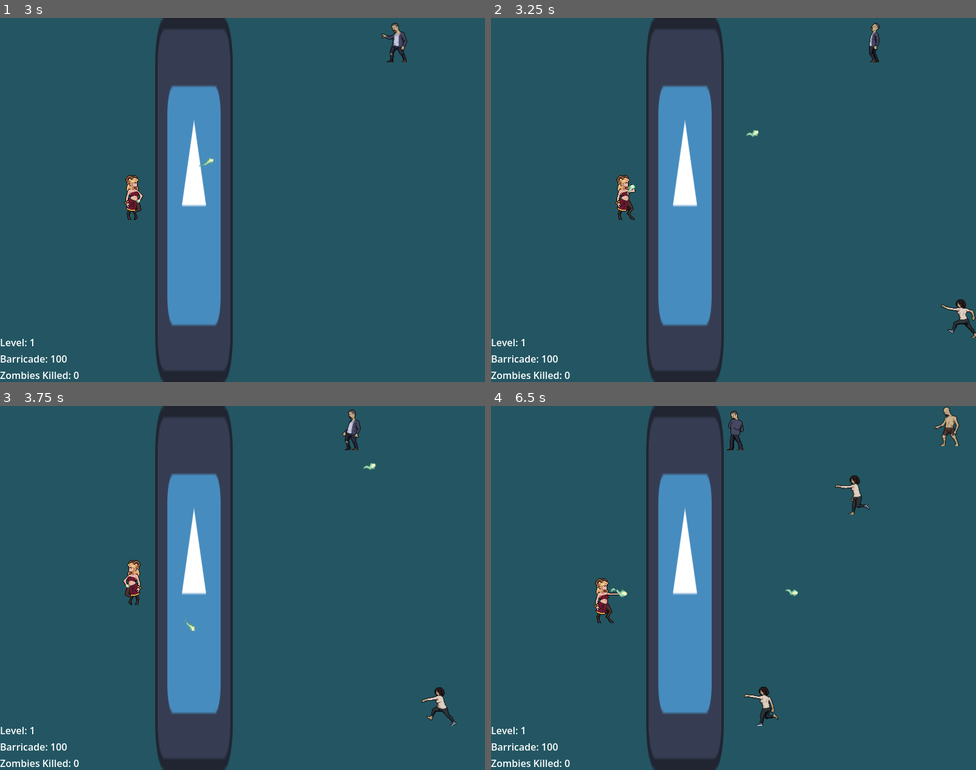
Above: before the commit, frames 1-4 (two rows, left to right).
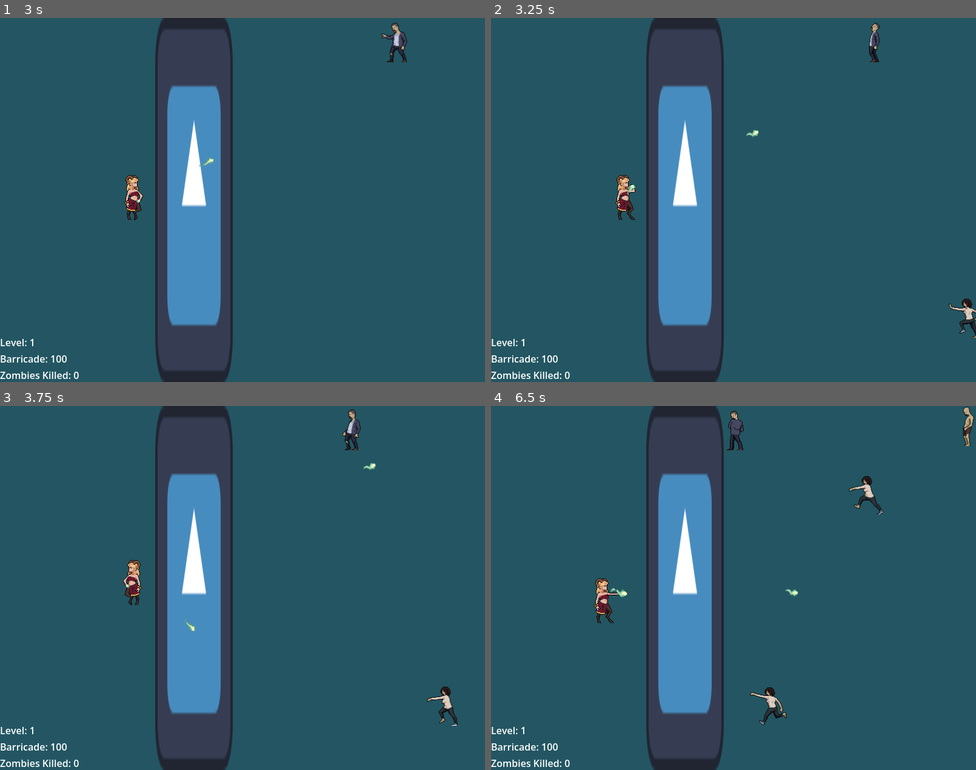
Above: after the commit, the same moments.

Repository: arko-poet/godot-games
Game: Godot game, scene res://main.tscn
The game is run twice, just before and just after one commit, with the same random seed, the same clock (stepped at 60 frames per second) and the same inputs. The engine's default icon, where the game draws it, is replaced by a stand-in: a white triangle on a blue panel in a dark square.
Inputs (mouse positions are in pixels of both pictures, inside the frame that each line leads up to):
- Up to frame 1 (3 s): move the mouse to (349, 181) at 0.52 s; hold D (move_right) 0.53-1.28 s; click (349, 181) at 0.6 s; move the mouse to (145, 218) at 1.27 s; hold S (move_down) 1.28-2.03 s; click (145, 218) at 1.35 s; move the mouse to (291, 119) at 2.02 s; hold D (move_right) 2.03-2.78 s; click (291, 119) at 2.1 s; move the mouse to (218, 272) at 2.77 s; hold W (move_up) from 2.78 s (still down); click (218, 272) at 2.85 s
- Up to frame 2 (3.25 s): keep holding W (move_up)
- Up to frame 3 (3.75 s): move the mouse to (388, 642) at 3.52 s; release W (move_up) at 3.53 s; hold A (move_left) from 3.53 s (still down); click (388, 642) at 3.6 s
- Up to frame 4 (6.5 s): move the mouse to (588, 533) at 4.27 s; click (588, 533) at 4.35 s; move the mouse to (757, 588) at 5.02 s; release A (move_left) at 5.03 s; hold S (move_down) 5.03-5.78 s; click (757, 588) at 5.1 s; move the mouse to (660, 497) at 5.77 s; hold D (move_right) from 5.78 s (still down); click (660, 497) at 5.85 s

Frame 1 is identical in both runs. In frame 2, 0.3% of the frame differs, in the area x 92-100%, y 77-88%; in frame 3, 0.3%; in frame 4, 1.2%, in the area x 52-100%, y 0-88%.

Commit message:
feat: increase zombie spawn rate and count

Diff:
--- a/last_stand/combat.gd
+++ b/last_stand/combat.gd
@@ -9,6 +9,7 @@
 	crosshair.resize(24, 24)
 	Input.set_custom_mouse_cursor(crosshair)
 
+	$ZombieTimer.wait_time = Global.spawn_rate * pow(0.9, (Global.level - 1)) + 0.1
 
 func _process(_delta) -> void:
 	$VBoxContainer/BarricadeLabel.text = "Barricade: %s" % Global.health
@@ -17,7 +18,7 @@
 	$VBoxContainer/ZombiesKilledLabel.text = "Zombies Killed: %s" % Global.zombies_killed
 
 func _on_zombie_spawner_timeout() -> void:
-	if spawned_zombies < Global.MAX_ZOMBIES:
+	if spawned_zombies < Global.max_zombies:
 		var zombie_scene := load("res://zombie%s.tscn" % ((randi() % 4) + 1))
 		var zombie: Zombie = zombie_scene.instantiate()
 		$ZombieSpawnPath/ZombieSpawnLocation.progress_ratio = randf()
--- a/last_stand/global.gd
+++ b/last_stand/global.gd
@@ -1,7 +1,6 @@
 extends Node
 
 
-const MAX_ZOMBIES := 10
 const LEVEL_RESOURCES := 10
 const UPGRADE_WEAPON_COST := 6
 
@@ -13,3 +12,5 @@
 var upgrade_weapon_progress := 0
 var projectile_damage := 1
 var cast_speed := 0.5
+var max_zombies := 10
+var spawn_rate := 1.5
--- a/last_stand/main.gd
+++ b/last_stand/main.gd
@@ -2,7 +2,6 @@
 
 ## TODO increase zombie spawn timer
 ## TODO increase increse number of zombies to kill
-## TODO investigate levels not progressing
 ## TODO add win and loose conditions
 ## TODO make combat scene look good
 ## TODO different zombies different properties
@@ -12,7 +11,7 @@
 
 # Called every frame. 'delta' is the elapsed time since the previous frame.
 func _process(_delta: float) -> void:
-	if Global.zombies_killed == Global.MAX_ZOMBIES:
+	if Global.zombies_killed == Global.max_zombies:
 		$Combat.free()
 		$UpgradeScreen.show()
 		Global.zombies_killed = 0
@@ -20,6 +19,7 @@
 
 func _on_upgrade_screen_next_level() -> void:
 	Global.level += 1
+	Global.max_zombies += 10
 	$UpgradeScreen.hide()
 	add_child(load("res://combat.tscn").instantiate())
 	Global.resources = Global.LEVEL_RESOURCES
